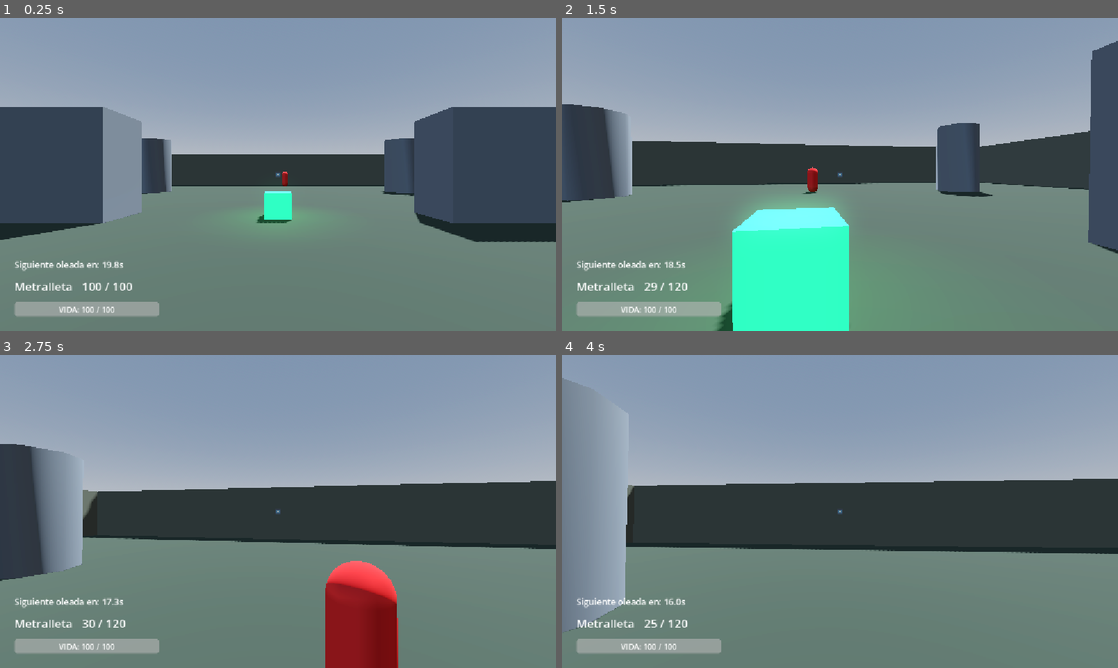
Above: before the commit, frames 1-4 (two rows, left to right).
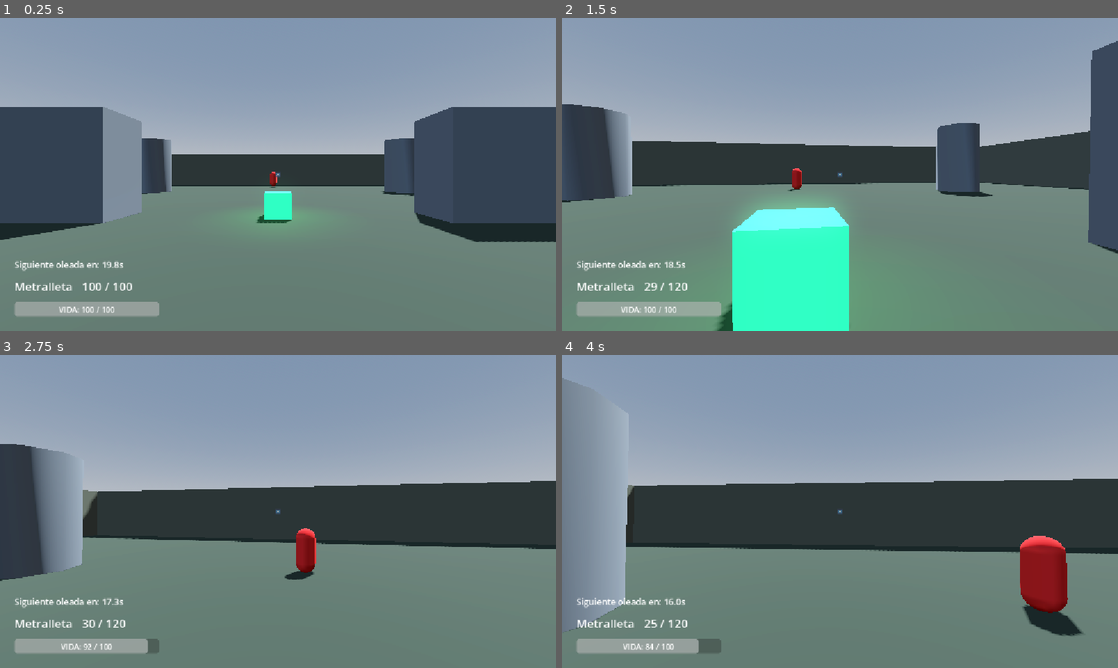
Above: after the commit, the same moments.

Repository: Jillkrav/Fps-Prueba
Game: Godot game, scene res://scenes/maps/map_2.tscn
Two runs of this game, one before a commit and one after it. Both use one fixed random seed, a clock stepped at 60 frames per second and the inputs below. This scene is started directly instead of the project's main scene. The engine's default icon, where the game draws it, is replaced by a stand-in: a white triangle on a blue panel in a dark square.
Inputs (mouse positions are in pixels of both pictures, inside the frame that each line leads up to):
- Up to frame 1 (0.25 s): no input
- Up to frame 2 (1.5 s): tap Enter (ui_accept) at 0.5, 0.77 s; move the mouse to (834, 180) at 0.52 s; hold R 0.53-1.28 s; hold W from 0.53 s (still down); click (834, 180) at 0.67 s; move the mouse to (878, 177) at 1.27 s; tap F at 1.35 s
- Up to frame 3 (2.75 s): keep holding W; tap Enter (ui_accept) at 1.52 s; move the mouse to (233, 508) at 2.02 s; hold Space from 2.03 s (still down)
- Up to frame 4 (4 s): move the mouse to (845, 511) at 2.77 s; release W at 2.78 s; release Space at 2.78 s; hold A 2.78-3.53 s; tap R at 2.85 s; click (845, 511) at 2.92 s; tap Enter (ui_accept) at 3.02, 3.77 s; move the mouse to (817, 505) at 3.52 s; hold W from 3.53 s (still down); hold F from 3.53 s (still down)

The runs differ from the first frame. In frame 1, 0.1% of the frame differs, in the area x 48-52%, y 49-55%; in frame 2, 0.3%; in frame 3, 4.9%, in the area x 10-72%, y 55-100%; in frame 4, 2.7%.
Error before the commit: Parse Error: Identifier "target_player" not declared in the current scope. (res://scripts/npc_pistolero.gd:24)

Commit message:
fix: reemplazar target_player por target en npc_escopetero y npc_pistolero

Diff:
--- a/scripts/npc_escopetero.gd
+++ b/scripts/npc_escopetero.gd
@@ -3,12 +3,12 @@
 
 func _ready() -> void:
 	npc_name      = "NPC Escopeta"
-	especie       = ""              # Definir al instanciar
-	sexo          = Sexo.MASCULINO  # Definir al instanciar
+	especie       = ""
+	sexo          = Sexo.MASCULINO
 	relacion      = Relacion.ENEMIGO
 	experiencia   = Experiencia.MEDIA
-	skin_path     = ""              # Definir al instanciar
-	voz_path      = ""              # Definir al instanciar
+	skin_path     = ""
+	voz_path      = ""
 	estado        = Estado.IDLE
 
 	max_health    = 50.0
@@ -19,25 +19,29 @@
 	super._ready()
 
 func perform_attack() -> void:
-	if target_player and not target_player.is_dead:
-		var dist: float = global_transform.origin.distance_to(target_player.global_transform.origin)
-		var damage_multiplier: float = clamp((attack_range - dist) / attack_range, 0.2, 1.0)
-		var final_damage: float = damage * damage_multiplier
+	if target == null or not is_instance_valid(target):
+		return
+	if target.has_method("is_dead") and target.get("is_dead"):
+		return
 
-		var space_state: PhysicsDirectSpaceState3D = get_world_3d().direct_space_state
-		var query: PhysicsRayQueryParameters3D = PhysicsRayQueryParameters3D.create(
-			global_transform.origin + Vector3(0, 1.0, 0),
-			target_player.global_transform.origin + Vector3(0, 1.0, 0)
-		)
-		query.exclude = [self]
-		var result: Dictionary = space_state.intersect_ray(query)
+	var dist: float = global_transform.origin.distance_to(target.global_transform.origin)
+	var damage_multiplier: float = clamp((attack_range - dist) / attack_range, 0.2, 1.0)
+	var final_damage: float = damage * damage_multiplier
 
-		if result and result.get("collider") == target_player:
-			target_player.take_damage(final_damage)
-			for i in range(4):
-				var offset_end: Vector3 = target_player.global_transform.origin + Vector3(
-					randf_range(-0.4, 0.4),
-					randf_range(-0.4, 0.4),
-					randf_range(-0.4, 0.4)
-				)
-				draw_debug_laser(global_transform.origin + Vector3(0, 1.0, 0), offset_end, Color.ORANGE)
+	var space_state: PhysicsDirectSpaceState3D = get_world_3d().direct_space_state
+	var query: PhysicsRayQueryParameters3D = PhysicsRayQueryParameters3D.create(
+		global_transform.origin + Vector3(0, 1.0, 0),
+		target.global_transform.origin + Vector3(0, 1.0, 0)
+	)
+	query.exclude = [self]
+	var result: Dictionary = space_state.intersect_ray(query)
+
+	if result and result.get("collider") == target:
+		target.take_damage(final_damage)
+		for i in range(4):
+			var offset_end: Vector3 = target.global_transform.origin + Vector3(
+				randf_range(-0.4, 0.4),
+				randf_range(-0.4, 0.4),
+				randf_range(-0.4, 0.4)
+			)
+			draw_debug_laser(global_transform.origin + Vector3(0, 1.0, 0), offset_end, Color.ORANGE)
--- a/scripts/npc_melee.gd
+++ b/scripts/npc_melee.gd
@@ -3,17 +3,24 @@
 
 func _ready() -> void:
 	npc_name      = "NPC Melee"
-	especie       = ""              # Definir al instanciar
-	sexo          = Sexo.MASCULINO  # Definir al instanciar
+	especie       = ""
+	sexo          = Sexo.MASCULINO
 	relacion      = Relacion.ENEMIGO
 	experiencia   = Experiencia.MEDIA
-	skin_path     = ""              # Definir al instanciar
-	voz_path      = ""              # Definir al instanciar
+	skin_path     = ""
+	voz_path      = ""
 	estado        = Estado.IDLE
 
-	max_health    = 25.0
+	max_health    = 40.0
 	speed         = 4.0
 	damage        = 15.0
-	attack_range  = 1.8
+	attack_range  = 1.5
 	attack_rate   = 1.0
 	super._ready()
+
+func perform_attack() -> void:
+	if target == null or not is_instance_valid(target):
+		return
+	if target.has_method("is_dead") and target.get("is_dead"):
+		return
+	target.take_damage(damage)
--- a/scripts/npc_pistolero.gd
+++ b/scripts/npc_pistolero.gd
@@ -5,12 +5,12 @@
 
 func _ready() -> void:
 	npc_name      = "NPC Pistolero"
-	especie       = ""              # Definir al instanciar
-	sexo          = Sexo.MASCULINO  # Definir al instanciar
+	especie       = ""
+	sexo          = Sexo.MASCULINO
 	relacion      = Relacion.ENEMIGO
 	experiencia   = Experiencia.MEDIA
-	skin_path     = ""              # Definir al instanciar
-	voz_path      = ""              # Definir al instanciar
+	skin_path     = ""
+	voz_path      = ""
 	estado        = Estado.IDLE
 
 	max_health    = 35.0
@@ -21,19 +21,23 @@
 	super._ready()
 
 func perform_attack() -> void:
-	if target_player and not target_player.is_dead:
-		var space_state: PhysicsDirectSpaceState3D = get_world_3d().direct_space_state
-		var query: PhysicsRayQueryParameters3D = PhysicsRayQueryParameters3D.create(
+	if target == null or not is_instance_valid(target):
+		return
+	if target.has_method("is_dead") and target.get("is_dead"):
+		return
+
+	var space_state: PhysicsDirectSpaceState3D = get_world_3d().direct_space_state
+	var query: PhysicsRayQueryParameters3D = PhysicsRayQueryParameters3D.create(
+		global_transform.origin + Vector3(0, 1.0, 0),
+		target.global_transform.origin + Vector3(0, 1.0, 0)
+	)
+	query.exclude = [self]
+	var result: Dictionary = space_state.intersect_ray(query)
+
+	if result and result.get("collider") == target:
+		target.take_damage(damage)
+		draw_debug_laser(
 			global_transform.origin + Vector3(0, 1.0, 0),
-			target_player.global_transform.origin + Vector3(0, 1.0, 0)
+			target.global_transform.origin + Vector3(0, 1.0, 0),
+			Color.YELLOW
 		)
-		query.exclude = [self]
-		var result: Dictionary = space_state.intersect_ray(query)
-
-		if result and result.get("collider") == target_player:
-			target_player.take_damage(damage)
-			draw_debug_laser(
-				global_transform.origin + Vector3(0, 1.0, 0),
-				target_player.global_transform.origin + Vector3(0, 1.0, 0),
-				Color.YELLOW
-			)
